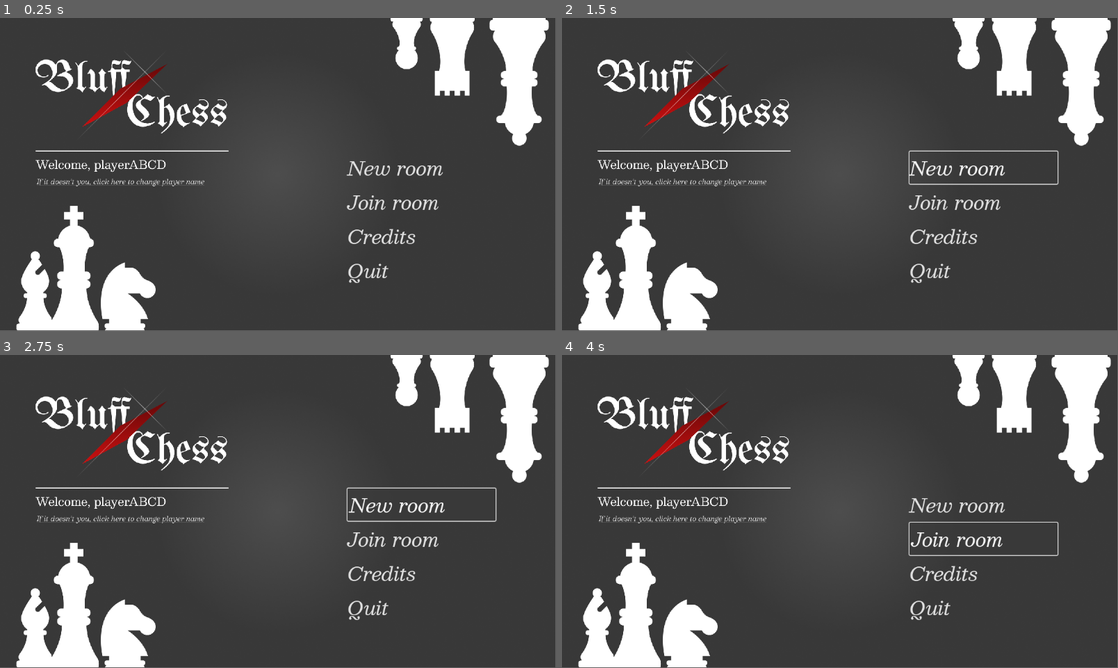
Above: before the commit, frames 1-4 (two rows, left to right).
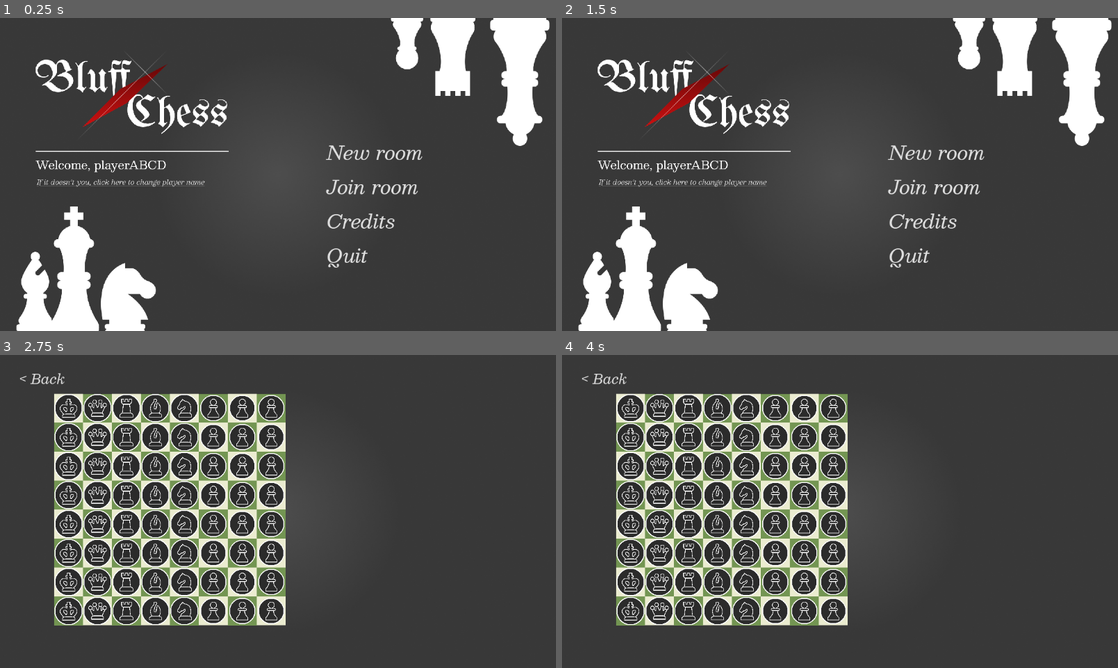
Above: after the commit, the same moments.

Repository: IamKittitat/2110511-bluffchess
Game: Godot game, scene res://Scenes/main_menu.tscn
Same seed, same stepped clock (60 frames per second), same inputs: the game is played once before the commit and once after it.
Inputs (mouse positions are in pixels of both pictures, inside the frame that each line leads up to):
- Up to frame 1 (0.25 s): no input
- Up to frame 2 (1.5 s): click "New room" at 0.5 s; click (606, 39) at 1.25 s, where only the run after the commit has a clickable "< Back"
- Up to frame 3 (2.75 s): click "New room" at 2 s
- Up to frame 4 (4 s): click (984, 505) at 2.75 s, where only the run before the commit has a clickable "New room"; click (984, 539) at 3.5 s, where only the run before the commit has a clickable "Join room"
In our replay, the window is 799x449 before the commit and 800x450 after it. These sizes can differ from the game's own. Grey fills any space a smaller window leaves; there, only what the larger window draws over its background counts as a difference.

The runs differ from the first frame. In frame 1, 3.7% of the frame differs, in the area x 2-99%, y 0-100%; in frame 2, 3.9%; in frame 3, 28%; in frame 4, 28%.

Commit message:
add set_up board

Diff:
--- a/Scenes/credit.tscn
+++ b/Scenes/credit.tscn
@@ -29,13 +29,14 @@
 
 [node name="Button" type="Button" parent="."]
 layout_mode = 0
-offset_left = 84.0
-offset_top = 52.0
-offset_right = 213.0
-offset_bottom = 121.0
+anchor_left = 0.0729167
+anchor_top = 0.0802469
+anchor_right = 0.184896
+anchor_bottom = 0.186728
 theme_override_fonts/font = ExtResource("3_nto78")
 theme_override_font_sizes/font_size = 36
 theme_override_styles/normal = SubResource("StyleBoxEmpty_qb0r7")
 text = "< Back"
+metadata/_edit_use_anchors_ = true
 
 [connection signal="pressed" from="Button" to="." method="_on_button_pressed"]
--- a/Scenes/main_menu.gd
+++ b/Scenes/main_menu.gd
@@ -7,6 +7,7 @@
 # SCENE
 var credit_scene = load("res://Scenes/credit.tscn")
 var main = load("res://Scenes/main.tscn")
+var set_up = load("res://Scenes/set_up_page.tscn")
 
 func _ready():
 	var args = OS.get_cmdline_args()
@@ -19,8 +20,8 @@
 		lobby_client.connect_to_lobby_server()
 
 func _on_new_room_pressed() -> void:
-	lobby_client.create_room("1 min", "10 min", "random")
-	#get_tree().change_scene_to_packed(main)
+	#lobby_client.create_room("1 min", "10 min", "random")
+	get_tree().change_scene_to_packed(set_up)
 
 func _on_join_room_button_pressed() -> void:
 	# This room code must be in JOIN scene
--- a/Scenes/main_menu.tscn
+++ b/Scenes/main_menu.tscn
@@ -33,11 +33,12 @@
 theme_override_styles/panel = SubResource("StyleBoxTexture_ce3w2")
 
 [node name="VBoxContainer" type="VBoxContainer" parent="."]
-layout_mode = 1
-offset_left = 721.0
-offset_top = 277.0
-offset_right = 1028.0
-offset_bottom = 557.0
+layout_mode = 0
+anchor_left = 0.587674
+anchor_top = 0.376543
+anchor_right = 0.854167
+anchor_bottom = 0.808642
+offset_top = -1.52588e-05
 
 [node name="NewRoomButton" type="Button" parent="VBoxContainer"]
 layout_mode = 2
--- /dev/null
+++ b/Scenes/set_up_board.gd
@@ -0,0 +1,68 @@
+extends Sprite2D
+
+const BOARD_SIZE = 8
+const CELL_WIDTH = 60
+
+const TEXTURE_HOLDER_SETUP = preload("res://Scenes/texture_holder_setup.tscn")
+
+const BLACK_BISHOP = preload("res://Piece/bbishop.png")
+const BLACK_KING = preload("res://Piece/bking.png")
+const BLACK_KNIGHT = preload("res://Piece/bknight.png")
+const BLACK_PAWN = preload("res://Piece/bpawn.png")
+const BLACK_QUEEN = preload("res://Piece/bqueen.png")
+const BLACK_ROOK = preload("res://Piece/brook.png")
+const WHITE_BISHOP = preload("res://Piece/wbishop.png")
+const WHITE_ROOK = preload("res://Piece/wrook.png")
+const WHITE_KING = preload("res://Piece/wking.png")
+const WHITE_KNIGHT = preload("res://Piece/wknight.png")
+const WHITE_PAWN = preload("res://Piece/wpawn.png")
+const WHITE_QUEEN = preload("res://Piece/wqueen.png")
+
+@onready var pieces: Node2D = $Pieces
+@onready var dots: Node2D = $Dots
+
+#Variables
+var board : Array
+var white : bool
+var state : bool
+var moves = []
+var selected_piece : Vector2
+
+func _ready():
+	board.append([-6 ,-5 ,-4 ,-3 ,-2 ,-1 ,-1 ,-1])
+	board.append([-6 ,-5 ,-4 ,-3 ,-2 ,-1 ,-1 ,-1])
+	board.append([-6 ,-5 ,-4 ,-3 ,-2 ,-1 ,-1 ,-1])
+	board.append([-6 ,-5 ,-4 ,-3 ,-2 ,-1 ,-1 ,-1])
+	board.append([-6 ,-5 ,-4 ,-3 ,-2 ,-1 ,-1 ,-1])
+	board.append([-6 ,-5 ,-4 ,-3 ,-2 ,-1 ,-1 ,-1])
+	board.append([-6 ,-5 ,-4 ,-3 ,-2 ,-1 ,-1 ,-1])
+	board.append([-6 ,-5 ,-4 ,-3 ,-2 ,-1 ,-1 ,-1])
+
+	display_board()
+
+func display_board():
+	for i in BOARD_SIZE:
+		for j in BOARD_SIZE:
+			var holder = TEXTURE_HOLDER_SETUP.instantiate()
+			pieces.add_child(holder)
+			holder.global_position = Vector2(j * CELL_WIDTH + (CELL_WIDTH / 2) + 112, i * CELL_WIDTH + (CELL_WIDTH / 2) + 80)
+
+			match board[i][j]:
+				-6: holder.texture = BLACK_KING
+				-5: holder.texture = BLACK_QUEEN
+				-4: holder.texture = BLACK_ROOK
+				-3: holder.texture = BLACK_BISHOP
+				-2: holder.texture = BLACK_KNIGHT
+				-1: holder.texture = BLACK_PAWN
+				0 : holder.texture = null
+				6: holder.texture = WHITE_KING
+				5: holder.texture = WHITE_QUEEN
+				4: holder.texture = WHITE_ROOK
+				3: holder.texture = WHITE_BISHOP
+				2: holder.texture = WHITE_KNIGHT
+				1: holder.texture = WHITE_PAWN
+			holder.scale = Vector2(0.3, 0.3)
+
+
+func _on_button_pressed() -> void:
+	get_tree().change_scene_to_file("res://Scenes/main_menu.tscn")
--- /dev/null
+++ b/Scenes/set_up_board.tscn
@@ -0,0 +1,14 @@
+[gd_scene load_steps=3 format=3 uid="uid://bacq6ewojhxhd"]
+
+[ext_resource type="Texture2D" uid="uid://p5p4k6du7d8p" path="res://Assets/Chessboard.png" id="1_ofcmg"]
+[ext_resource type="Script" uid="uid://bygt6oxrcllg7" path="res://Scenes/set_up_board.gd" id="2_ur4i4"]
+
+[node name="board" type="Sprite2D"]
+texture = ExtResource("1_ofcmg")
+script = ExtResource("2_ur4i4")
+
+[node name="Pieces" type="Node2D" parent="."]
+
+[node name="Dots" type="Node2D" parent="."]
+
+[node name="Turn" type="Sprite2D" parent="."]
--- /dev/null
+++ b/Scenes/set_up_page.tscn
@@ -0,0 +1,39 @@
+[gd_scene load_steps=6 format=3 uid="uid://b4nopi5svnbjs"]
+
+[ext_resource type="PackedScene" uid="uid://bacq6ewojhxhd" path="res://Scenes/set_up_board.tscn" id="1_1msvh"]
+[ext_resource type="Texture2D" uid="uid://bmqgehrxdaios" path="res://Assets/background.png" id="1_t5b6i"]
+[ext_resource type="FontFile" uid="uid://dgfsgagxg2j1f" path="res://Assets/Besley-Italic-VariableFont_wght.ttf" id="2_21yao"]
+
+[sub_resource type="StyleBoxTexture" id="StyleBoxTexture_31104"]
+texture = ExtResource("1_t5b6i")
+
+[sub_resource type="StyleBoxEmpty" id="StyleBoxEmpty_t5b6i"]
+
+[node name="set_up_page" type="Node2D"]
+
+[node name="Panel" type="Panel" parent="."]
+offset_right = 1152.0
+offset_bottom = 648.0
+theme_override_styles/panel = SubResource("StyleBoxTexture_31104")
+
+[node name="board" parent="." instance=ExtResource("1_1msvh")]
+position = Vector2(352, 320)
+scale = Vector2(0.652057, 0.651615)
+
+[node name="Button" type="Button" parent="."]
+anchors_preset = -1
+anchor_left = 0.0729167
+anchor_top = 0.0802469
+anchor_right = 0.184896
+anchor_bottom = 0.186728
+offset_left = 27.0
+offset_top = 18.0
+offset_right = 148.0
+offset_bottom = 79.0
+theme_override_fonts/font = ExtResource("2_21yao")
+theme_override_font_sizes/font_size = 28
+theme_override_styles/normal = SubResource("StyleBoxEmpty_t5b6i")
+text = "< Back"
+metadata/_edit_use_anchors_ = true
+
+[connection signal="pressed" from="Button" to="board" method="_on_button_pressed"]
--- /dev/null
+++ b/Scenes/setup.tscn
@@ -0,0 +1,7 @@
+[gd_scene format=3 uid="uid://cx0gp2fl5biw4"]
+
+[node name="Setup" type="Node2D"]
+
+[node name="Camera2D" type="Camera2D" parent="."]
+
+[node name="CanvasLayer" type="CanvasLayer" parent="."]
--- /dev/null
+++ b/Scenes/texture_holder_setup.tscn
@@ -0,0 +1,3 @@
+[gd_scene format=3 uid="uid://dwudpcucojr1p"]
+
+[node name="texture_holder_setup" type="Sprite2D"]
--- a/project.godot
+++ b/project.godot
@@ -15,6 +15,10 @@
 config/features=PackedStringArray("4.4", "Forward Plus")
 config/icon="res://icon.svg"
 
+[display]
+
+window/stretch/mode="viewport"
+
 [dotnet]
 
 project/assembly_name="2110511-BluffChess"
Binary file added: Assets/Chessboard.png
Not shown, added: Assets/Chessboard.png.import
Binary file added: Assets/background.png
Not shown, added: Assets/background.png.import
Binary file added: Piece/bbishop.png
Not shown, added: Piece/bbishop.png.import
Binary file added: Piece/bking.png
Not shown, added: Piece/bking.png.import
Binary file added: Piece/bknight.png
Not shown, added: Piece/bknight.png.import
Binary file added: Piece/bpawn.png
Not shown, added: Piece/bpawn.png.import
(and 17 more such lines)
